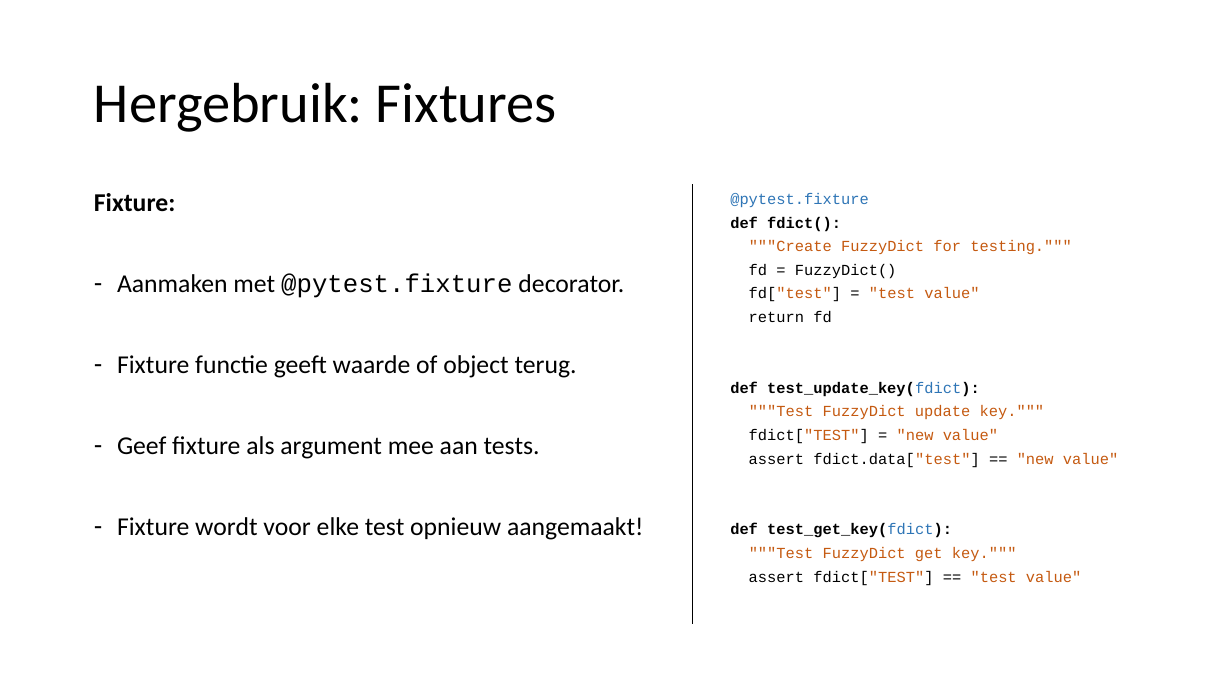
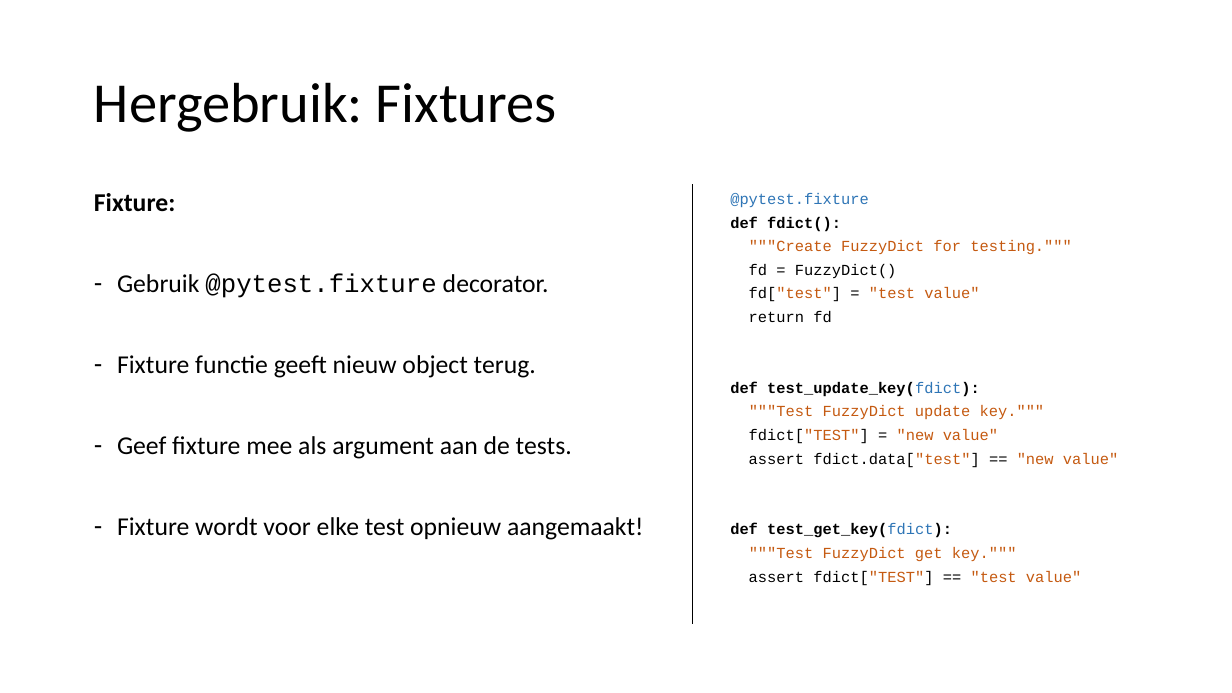
Before and after one commit to LFKoning/knowledge-sharing, a slide deck: slide 56 of python_course/2_production_code/python_cursus_2.pptx. Drawn at 1232x693 pixels with LibreOffice and Linux fonts; fonts in the diff are those of the drawing. Boxes give left, top, right and bottom in pixels: in the first picture for what was removed or moved away, otherwise in the second. Text is boxed around its words. In the diff, an @@ line names an element or a change of style, - is before the commit and + after.

```diff
--- a/python_course/2_production_code/python_cursus_2.pptx
+++ b/python_course/2_production_code/python_cursus_2.pptx
@@ text at [117, 273, 572, 459]: text changed @@
-– Aanmaken met @pytest.fixture decorator.
-– Fixture functie geeft waarde of object terug.
-– Geef fixture als argument mee aan tests.
+– Gebruik @pytest.fixture decorator.
+– Fixture functie geeft nieuw object terug.
+– Geef fixture mee als argument aan de tests.
```
Also in this commit, not shown: 28 other slides changed, 20 other files.
